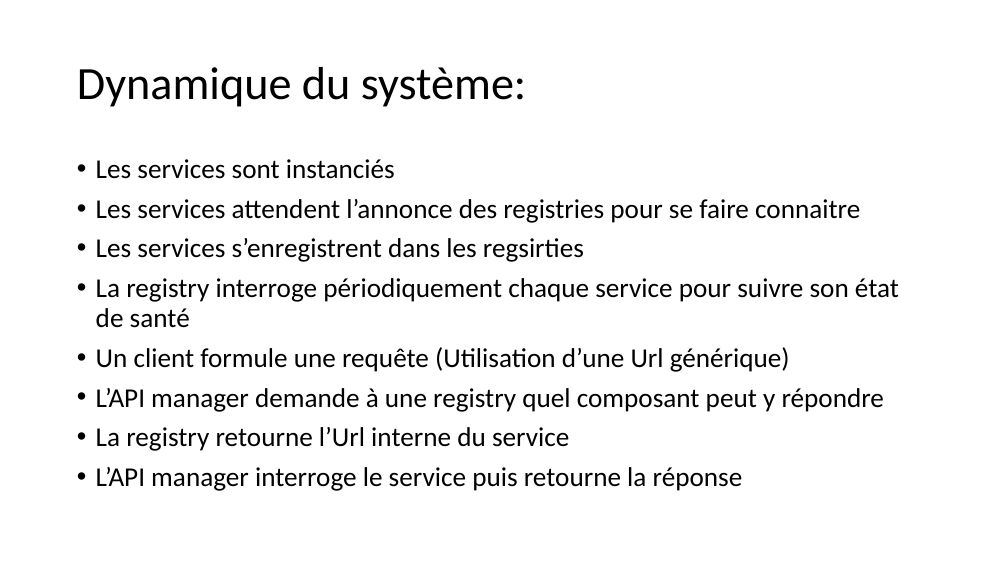
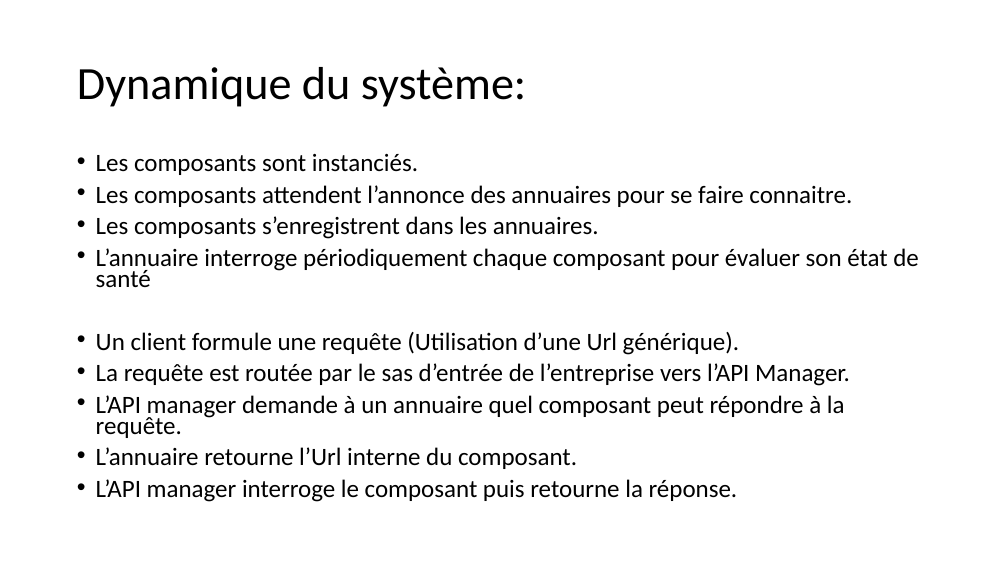
Before and after one commit to apulcino/MSAFO, a slide deck: slide 12 of maquette.pptx (slide 10 before the commit). Drawn at 1008x567 pixels with LibreOffice and Linux fonts; fonts in the diff are those of the drawing. Boxes give left, top, right and bottom in pixels: in the first picture for what was removed or moved away, otherwise in the second. Text is boxed around its words. In the diff, an @@ line names an element or a change of style, - is before the commit and + after.

```diff
--- a/maquette.pptx
+++ b/maquette.pptx
@@ text at [96,154,919,502]: text changed; size 25.9 to 23.8 pt @@
-• Les services sont instanciés
-• Les services attendent l’annonce des registries pour se faire connaitre
-• Les services s’enregistrent dans les regsirties
-• La registry interroge périodiquement chaque service pour suivre son état de santé
-• Un client formule une requête (Utilisation d’une Url générique)
-• L’API manager demande à une registry quel composant peut y répondre
-• La registry retourne l’Url interne du service
-• L’API manager interroge le service puis retourne la réponse
+• Les composants sont instanciés.
+• Les composants attendent l’annonce des annuaires pour se faire connaitre.
+• Les composants s’enregistrent dans les annuaires.
+• L’annuaire interroge périodiquement chaque composant pour évaluer son état de santé
+• Un client formule une requête (Utilisation d’une Url générique).
+• La requête est routée par le sas d’entrée de l’entreprise vers l’API Manager.
+• L’API manager demande à un annuaire quel composant peut répondre à la requête.
+• L’annuaire retourne l’Url interne du composant.
+• L’API manager interroge le composant puis retourne la réponse.
```
Also in this commit, not shown: 8 other slides changed, 2 slides added, 3 other files.
